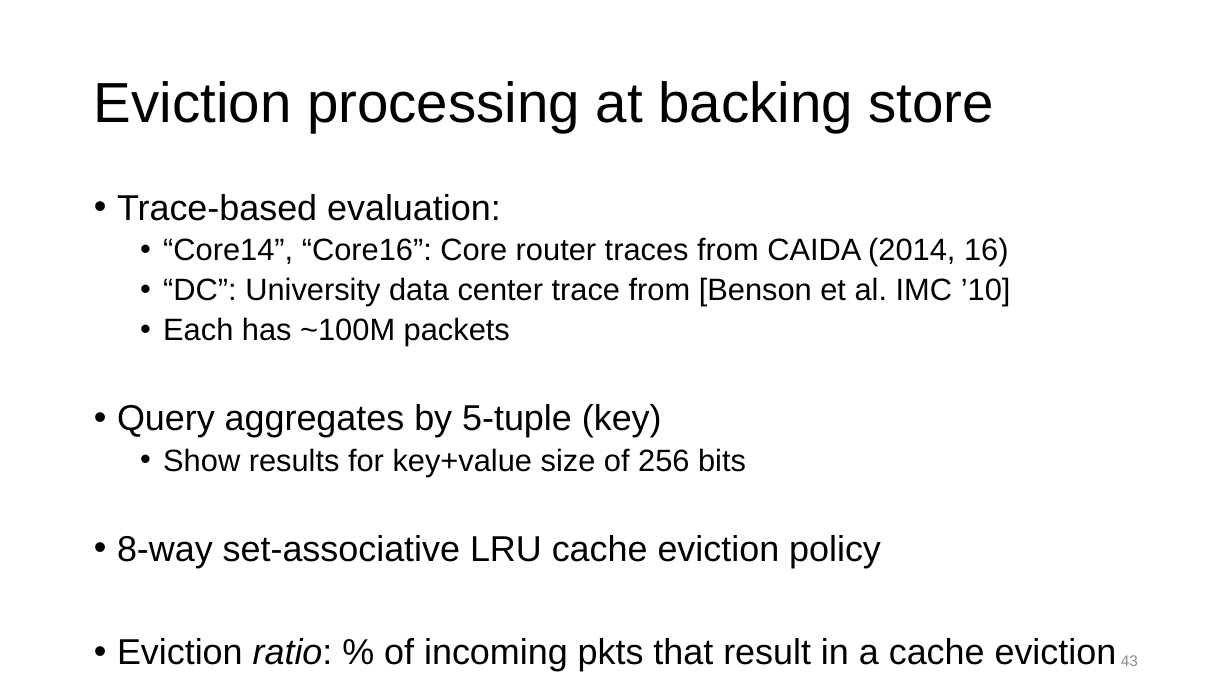
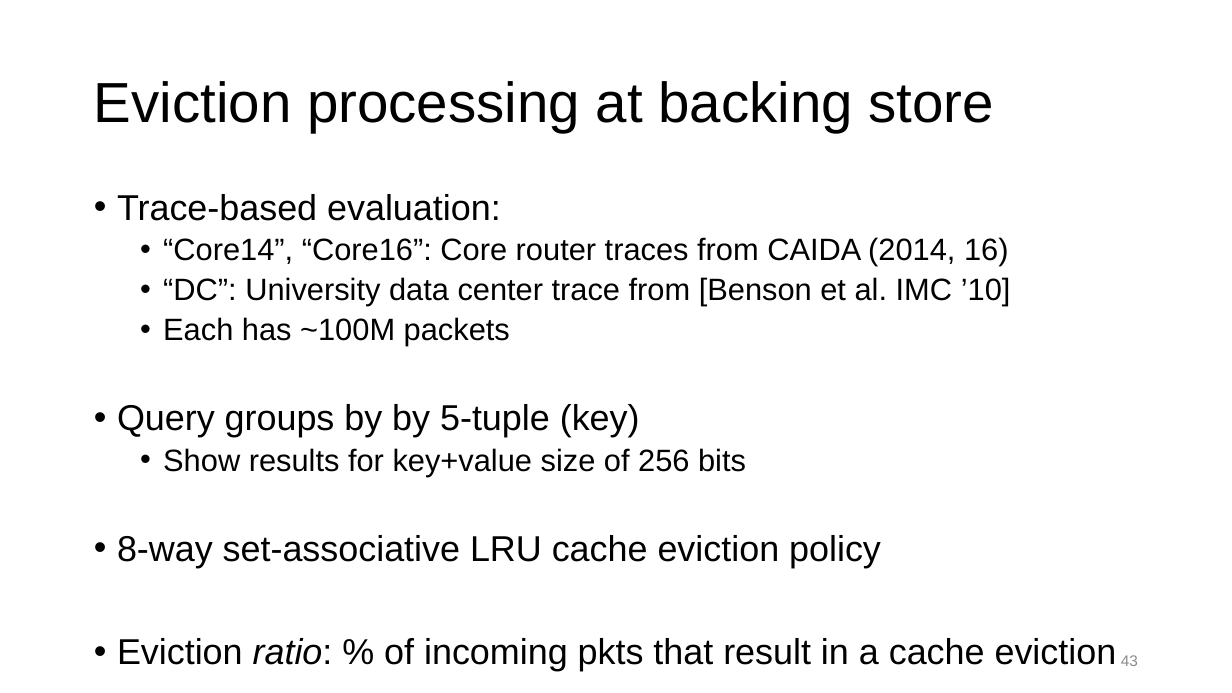
Before and after one commit to anirudhSK/pifo-domino-marple-ppts, a slide deck: slide 43 of marple_itx18.pptx. Drawn at 1232x693 pixels with LibreOffice and Linux fonts; fonts in the diff are those of the drawing. Boxes give left, top, right and bottom in pixels: in the first picture for what was removed or moved away, otherwise in the second. Text is boxed around its words. In the diff, an @@ line names an element or a change of style, - is before the commit and + after.

```diff
--- a/marple_itx18.pptx
+++ b/marple_itx18.pptx
@@ text at box(117, 404, 640, 437): text changed @@
-• Query aggregates by 5-tuple (key)
+• Query groups by by 5-tuple (key)
```
Also in this commit, not shown: 2 other slides changed.
